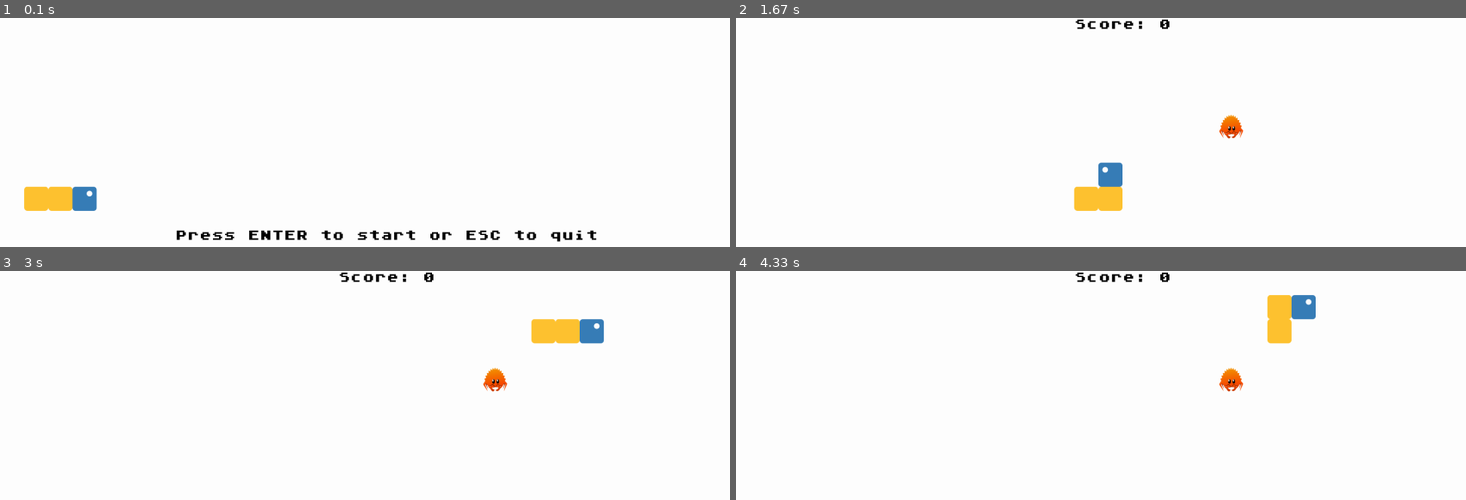
Above: before the commit, frames 1-4 (two rows, left to right).
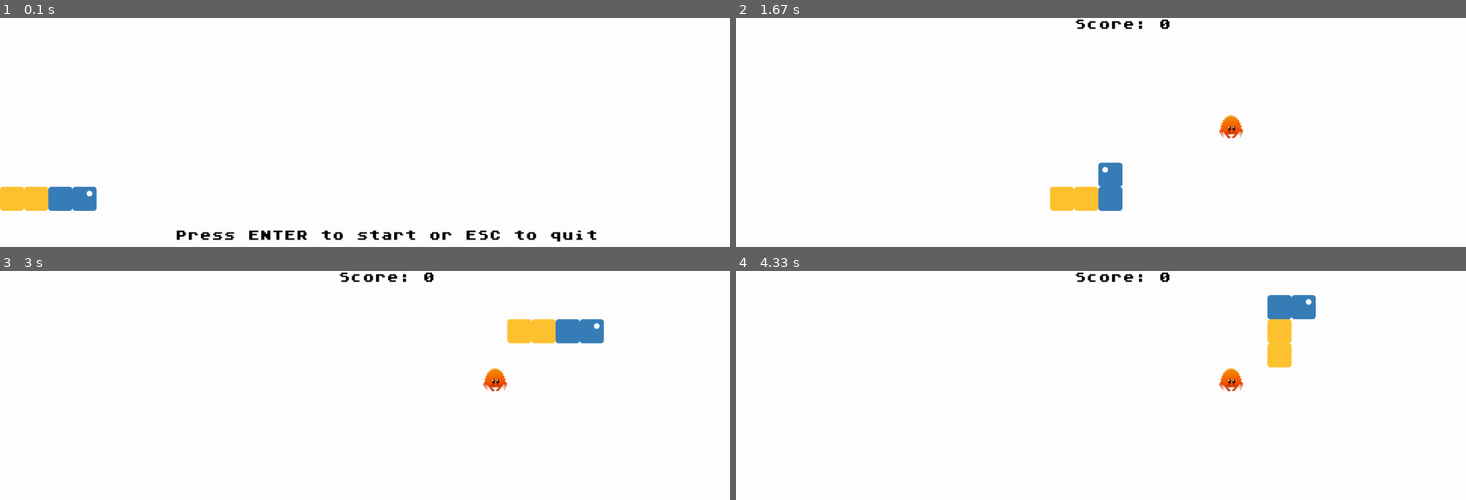
Above: after the commit, the same moments.

Repository: alexanderchainsaw/pygameHungryPython
Game: pygame game, started from hungry_python.py
Same seed, same stepped clock (60 frames per second), same inputs: the game is played once before the commit and once after it.
Inputs:
- Up to frame 1 (0.1 s): no input
- Up to frame 2 (1.67 s): tap Enter at 0.33, 0.67 s; hold Up from 1.57 s (still down)
- Up to frame 3 (3 s): release Up at 2.03 s; hold Right 2.07-2.53 s; hold Left from 2.57 s (still down)
- Up to frame 4 (4.33 s): release Left at 3.1 s; hold Down 3.13-3.43 s; hold Left 3.47-3.87 s; hold Up 3.9-4.27 s; hold Right from 4.3 s (still down)

The runs differ from the first frame. In frame 1, 0.7% of the frame differs, in the area x 0-10%, y 73-85%; in frame 2, 0.7%; in frame 3, 0.7%; in frame 4, 0.7%.

Commit message:
minor refactor

Diff:
--- a/display.py
+++ b/display.py
@@ -1,5 +1,6 @@
 from settings import Settings
 from assets import Assets
+from collections import deque
 
 
 class Display:
@@ -8,7 +9,7 @@
         self.settings = Settings()
         self.assets = Assets()
 
-    def draw_python(self, snake: tuple[tuple], head_image):
+    def draw_python(self, snake: deque[tuple], head_image):
         """Draw the snake in two pythonic colors"""
 
         # draw first half blue
--- a/hungry_python.py
+++ b/hungry_python.py
@@ -31,7 +31,7 @@
         self.dir: tuple[int, int] = self.starting_direction
 
         # 2. Default starting snake
-        self.snake: deque[tuple[int, int], tuple[int, int], tuple[int, int]] = self.spawn_snake()
+        self.snake: deque[tuple[int, ...]] = self.spawn_snake()
 
         # 3. Random food position
         self.food: tuple[int, int] = self._get_food()
@@ -165,7 +165,7 @@
         self.food = self._get_food()
 
     def run(self) -> None:
-        """Main method"""
+        """Main loop"""
         while True:
             self.screen.fill((255, 255, 255))
             self._handle_input()
--- a/settings.py
+++ b/settings.py
@@ -62,7 +62,7 @@
         self.main_font = pygame.font.Font('AtariClassic-gry3.ttf', self.square_size//2)
 
     @staticmethod
-    def spawn_snake() -> deque[tuple[int, int], tuple[int, int], tuple[int, int]]:
+    def spawn_snake() -> deque[tuple[int, ...]]:
         """Create initial snake body"""
         class SliceableDeque(deque):
             """Deque with support of slicing - we will need to slice it for 2-color coloring of the snake"""
@@ -77,4 +77,5 @@
         snake.append((3, 7))
         snake.append((2, 7))
         snake.append((1, 7))
+        snake.append((0, 7))
         return snake
